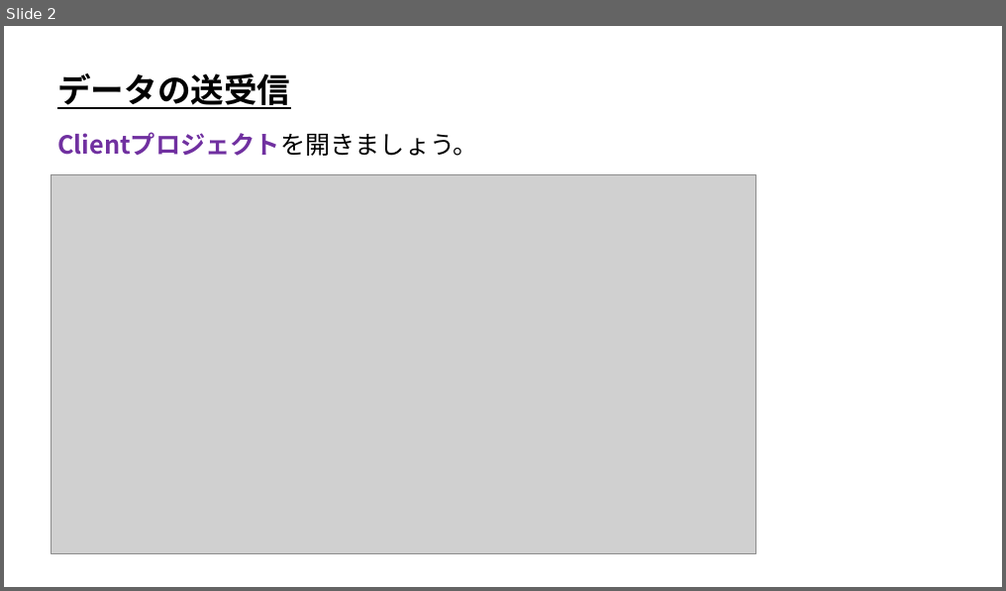
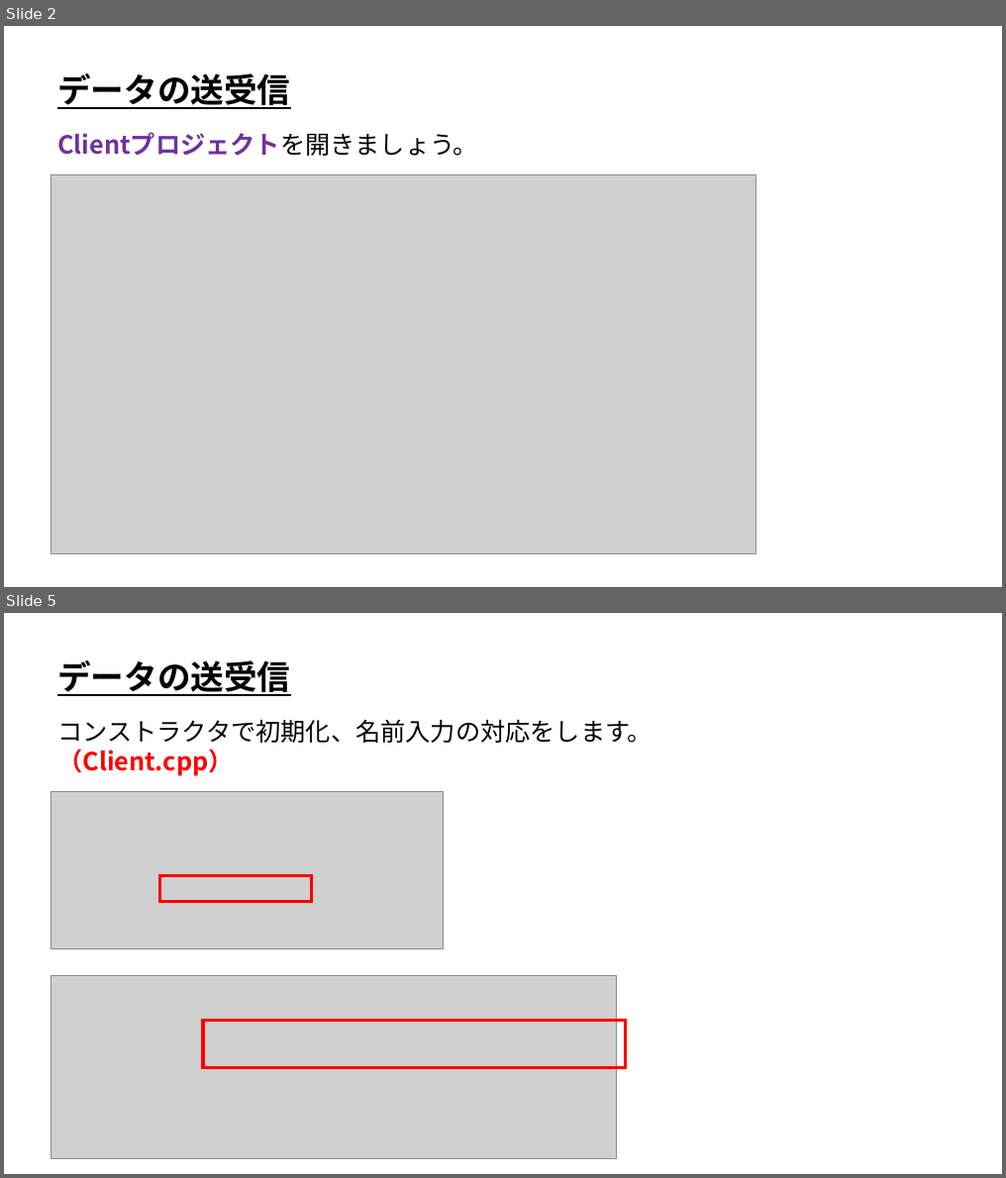
Before and after one commit to ArakiYusuke-Ohara/Textbook, a slide deck: ゲーム科3年/00_前期/オンラインゲームプログラミングⅠ/02_データの送受信.pptx. Shown one above the other, each under a label of ours: slide 2 before the commit, slides 2 and 5 after it; the slides between them are not shown. The pictures are 1006x591 and 1006x1178 pixels, drawn with LibreOffice and Linux fonts; fonts in the diff are those of the drawing; grey boxes stand for pictures. Boxes give left, top, right and bottom in pixels: in the first picture for what was removed or moved away, otherwise in the second. Text is boxed around its words. In the diff, an @@ line names an element or a change of style, - is before the commit and + after.

```diff
--- a/ゲーム科3年/00_前期/オンラインゲームプログラミングⅠ/02_データの送受信.pptx
+++ b/ゲーム科3年/00_前期/オンラインゲームプログラミングⅠ/02_データの送受信.pptx
@@ slide 5 added at [4,613,1002,1174], background #FFFFFF @@
@@ text added at [57,661,290,696], 32 pt, text #000000, bold, underline @@
+データの送受信
@@ text added at [57,719,652,776], 24 pt, text #000000 @@
+コンストラクタで初期化、名前入力の対応をします。
+（Client.cpp）
@@ picture added at [51,792,443,950] @@
@@ rectangle added at [159,875,312,901], outline #FF0000 3 pt @@
@@ picture added at [51,975,617,1158] @@
@@ rectangle added at [203,1020,626,1067], outline #FF0000 3 pt @@
```
Also in this commit, not shown: 5 slides changed, 2 other slides added, 2 slides removed.
